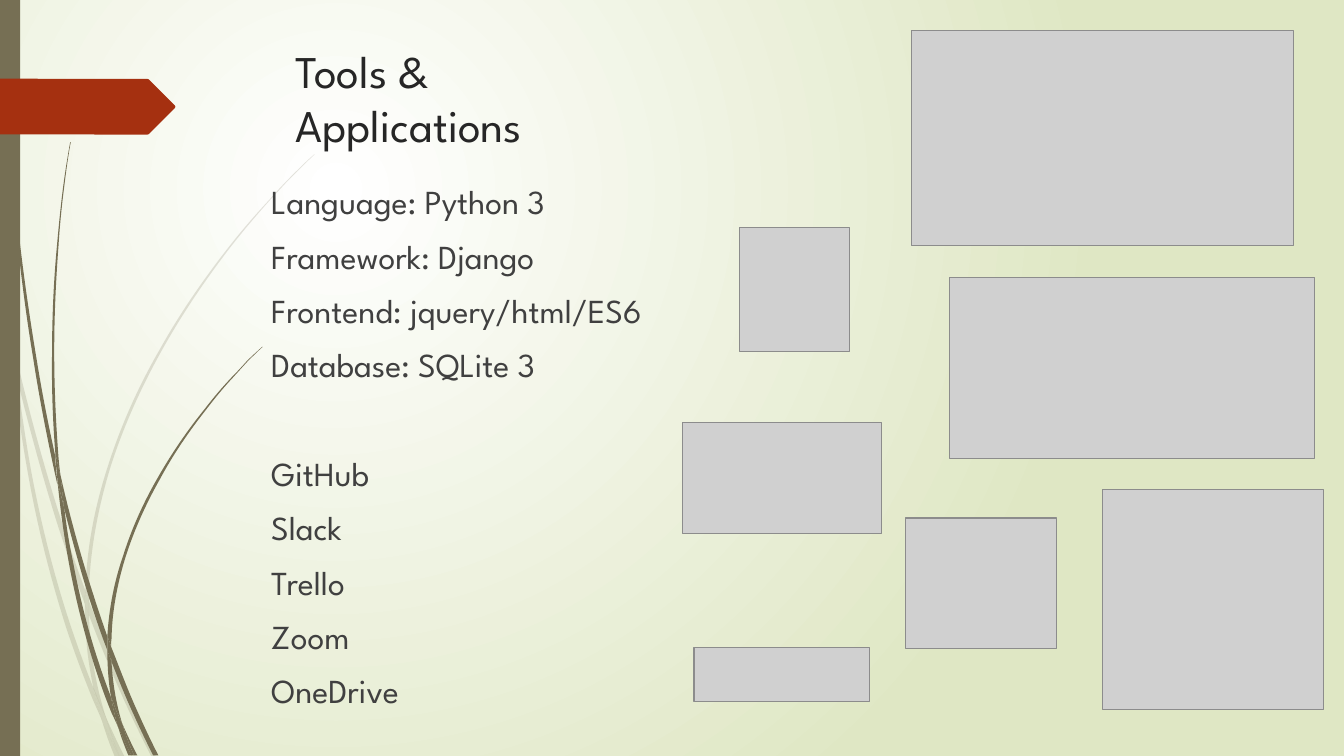
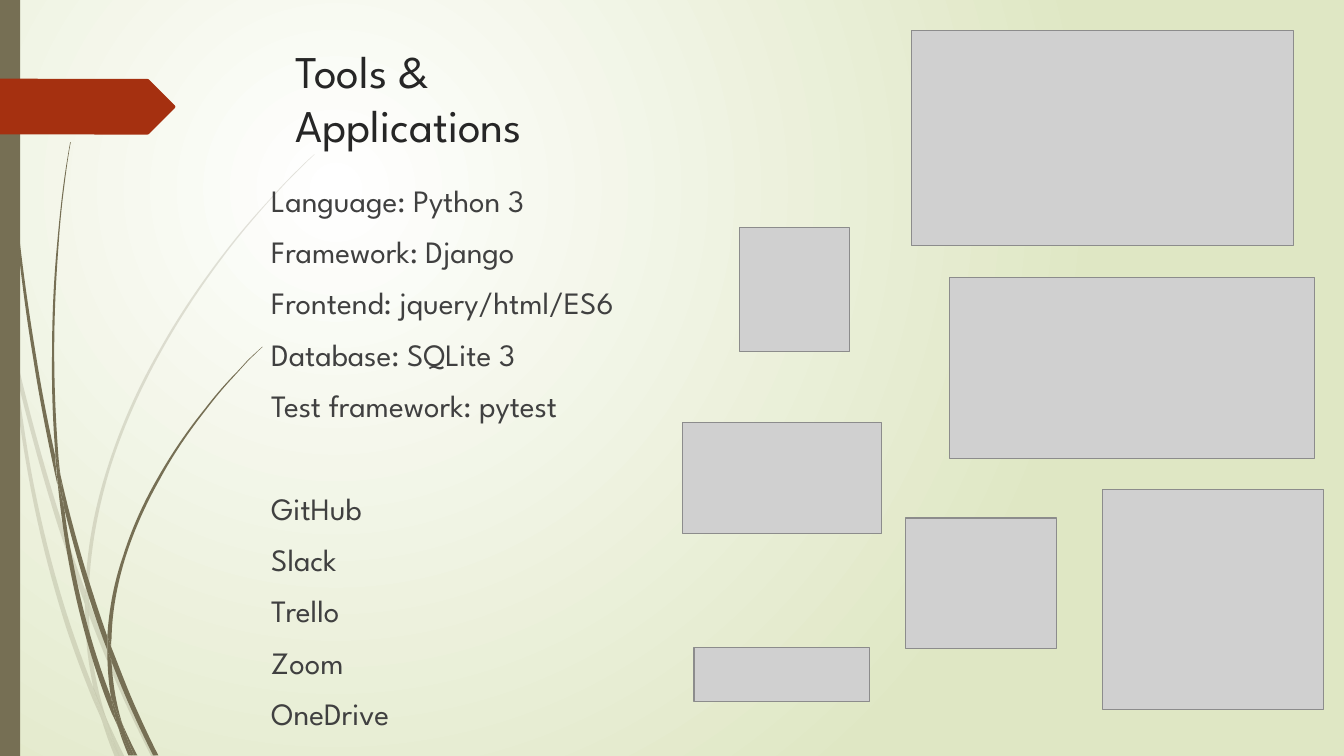
Before and after one commit to cgu-ist/ist303-2019spring-pt1, a slide deck: slide 4 of MiYE - Milestone 2 presentation.pptx. Drawn at 1344x756 pixels with LibreOffice and Linux fonts; fonts in the diff are those of the drawing; grey boxes stand for pictures. Boxes give left, top, right and bottom in pixels: in the first picture for what was removed or moved away, otherwise in the second. Text is boxed around its words. In the diff, an @@ line names an element or a change of style, - is before the commit and + after.

```diff
--- a/MiYE - Milestone 2 presentation.pptx
+++ b/MiYE - Milestone 2 presentation.pptx
@@ text at <box>271,190,613,675</box>: size 24 to 22.2 pt in "Language: Python 3", "Framework: Django", "Frontend: jquery/html/ES6", "Database: SQLite 3" and 5 more places @@
@@ text at <box>271,395,557,424</box>: paragraph added @@
+Test framework: pytest
```
Also in this commit, not shown: 2 other slides changed.
